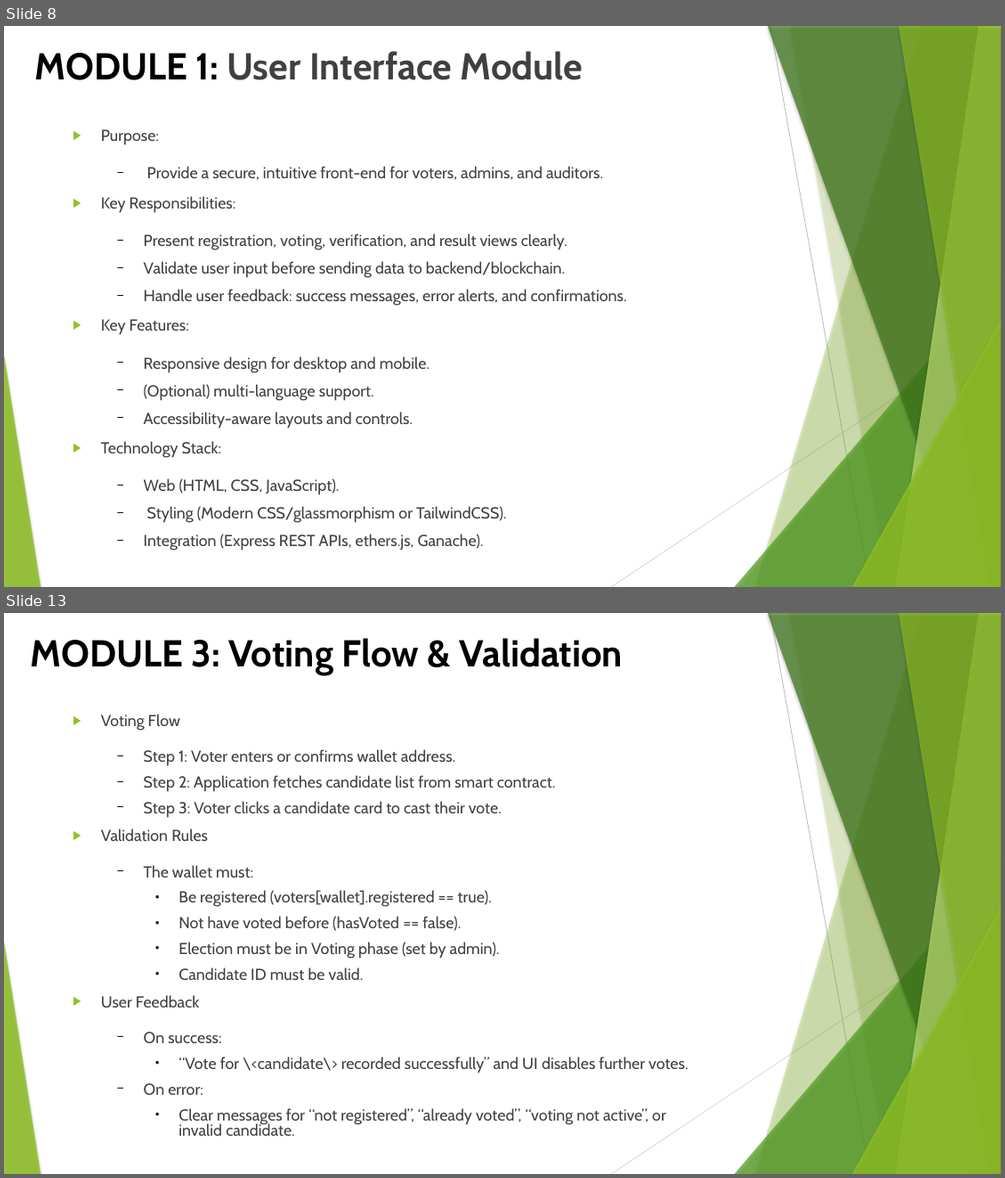
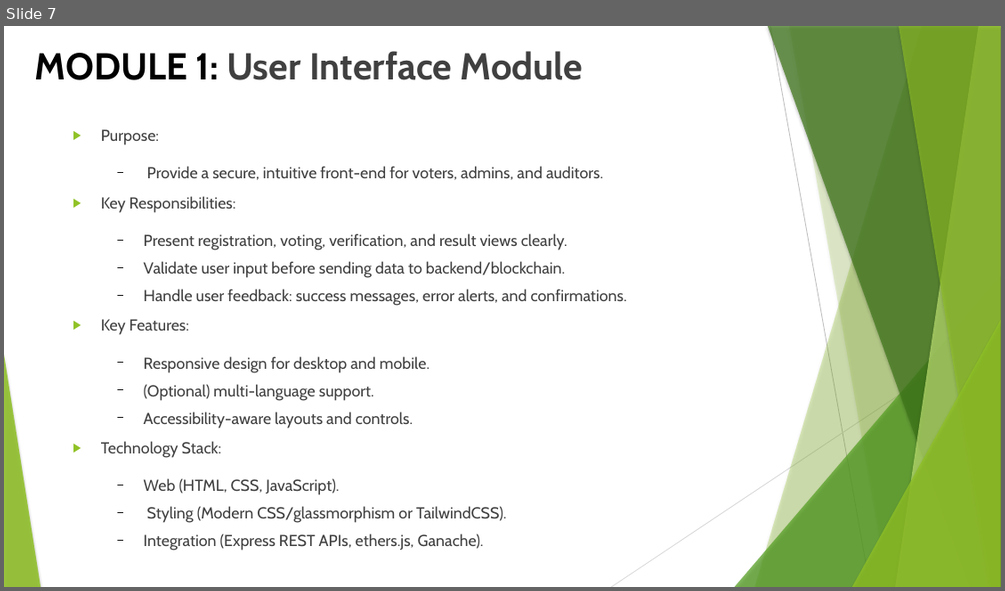
Before and after one commit to SridharanThangaraji/blockchain-voting, a slide deck: docs/blockchain-voting-review-II.pptx. Shown one above the other, each under a label of ours: slides 8 and 13 before the commit, slide 7 after it; the slides between them are not shown. The pictures are 1005x1178 and 1005x591 pixels, drawn with LibreOffice and Linux fonts; fonts in the diff are those of the drawing. Boxes give left, top, right and bottom in pixels: in the first picture for what was removed or moved away, otherwise in the second. Text is boxed around its words. In the diff, an @@ line names an element or a change of style, - is before the commit and + after.

```diff
--- a/docs/blockchain-voting-review-II.pptx
+++ b/docs/blockchain-voting-review-II.pptx
@@ slide 13 removed at (4, 613, 1001, 1174), background #FFFFFF; not listed: 10 template elements that a slide beside it also shows @@
@@ title removed at (30, 638, 623, 675) @@
-MODULE 3: Voting Flow & Validation
@@ text removed at (101, 714, 688, 1135) @@
-▶ Voting Flow
-  − Step 1: Voter enters or confirms wallet address.
-  − Step 2: Application fetches candidate list from smart contract.
-  − Step 3: Voter clicks a candidate card to cast their vote.
-▶ Validation Rules
-  − The wallet must:
-    ● Be registered (voters[wallet].registered == true).
-    ● Not have voted before (hasVoted == false).
-    ● Election must be in Voting phase (set by admin).
-    ● Candidate ID must be valid.
-▶ User Feedback
-  − On success:
-    ● “Vote for \<candidate\> recorded successfully” and UI disables further votes.
-  − On error:
-    ● Clear messages for “not registered”, “already voted”, “voting not active”, or invalid candidate.
@@ what was slide 8 is now slide 7 @@
```
Also in this commit, not shown: 7 other slides changed, 10 slides added, 6 other slides removed, 1 other file.
